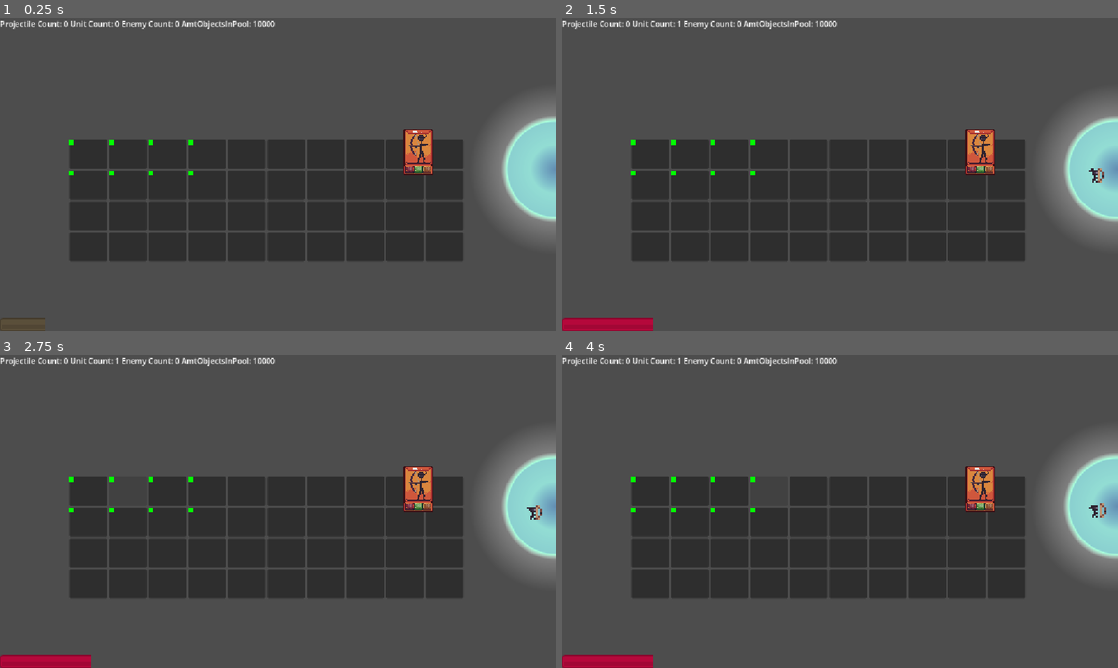
Above: before the commit, frames 1-4 (two rows, left to right).
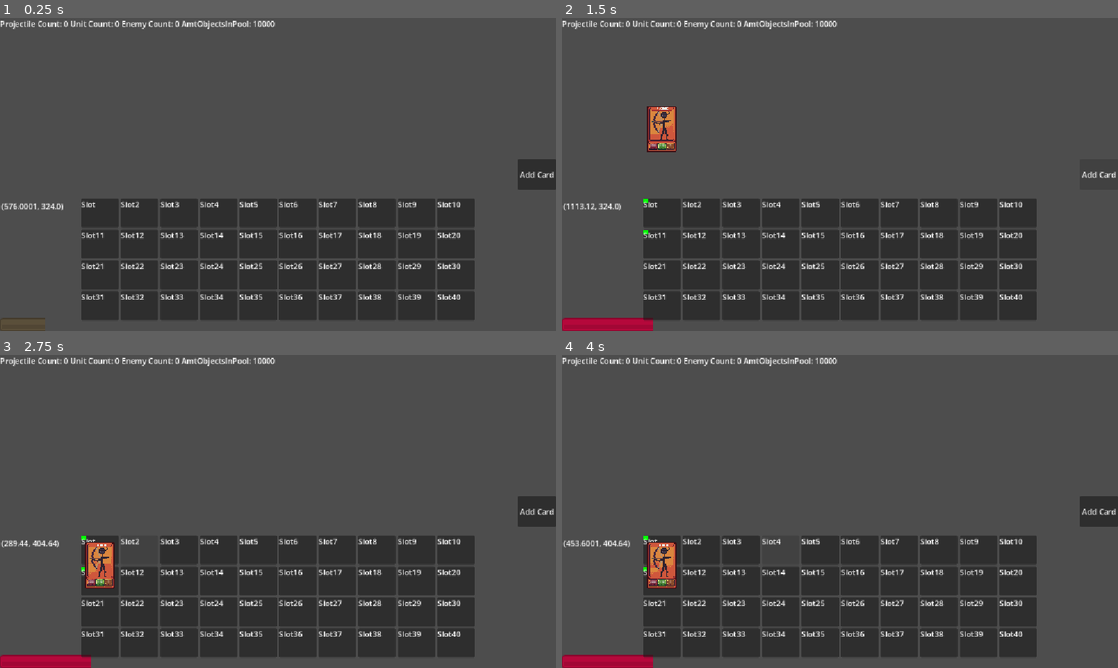
Above: after the commit, the same moments.

Repository: Froggo05/tower-defence
Game: Godot game, scene res://Scenes/World/Game.tscn
Same seed, same stepped clock (60 frames per second), same inputs: the game is played once before the commit and once after it.
Inputs (mouse positions are in pixels of both pictures, inside the frame that each line leads up to; where the layout moved, square brackets give the same spot in the first picture):
- Up to frame 1 (0.25 s): no input
- Up to frame 2 (1.5 s): click (662, 212) [650, 155] at 0.5 s; click (1101, 174) at 1.25 s, where only the run after the commit has a clickable "Add Card"
- Up to frame 3 (2.75 s): click (139, 549) [127, 492] at 2 s
- Up to frame 4 (4 s): click (739, 549) [728, 492] at 2.75 s; click (778, 549) [767, 492] at 3.5 s

The runs differ from the first frame. In frame 1, 32% of the frame differs, in the area x 0-100%, y 26-97%; in frame 2, 32%, in the area x 0-100%, y 0-97%; in frame 3, 32%; in frame 4, 32%.

Commit message:
Added click and drag functionality mostly

Diff:
--- a/Scenes/Inventory/Cards/BasicCard/basic_card.gd
+++ b/Scenes/Inventory/Cards/BasicCard/basic_card.gd
@@ -6,17 +6,21 @@
 @export var damageLabel: Label
 @export var valueLabel: Label
 @export var moveFactor: float = 5.0
+var cellPosition: Vector2i #Represents where the top left cell is stored
+var targetPosition: Vector2
+var pickedUp: bool = false
 
-var targetPosition
-
-func _startup(centerPos: Array = [Vector2.ZERO]) -> void:
+func _startup(centerPos: Array = [Vector2.ZERO], invPos: Vector2i = Vector2i.ZERO) -> void:
 	var posTotal:Vector2 = Vector2.ZERO
 	for pos in centerPos:
 		posTotal += pos
-	posTotal /= centerPos.size()
-	position.x = posTotal.x
-	position.y = -100
+	posTotal = posTotal/centerPos.size()
+	print(posTotal)
+	global_position.x = posTotal.x
+	global_position.y = -100.0
+	print(global_position)
 	targetPosition = posTotal
+	data.invPos = invPos
 
 func _ready() -> void:
 	damageLabel.text = str(data.stats["Damage"])
@@ -24,8 +28,5 @@
 	valueLabel.text = str(data.stats["Value"])
 
 func _process(delta: float) -> void:
-	if position == targetPosition:
-		return
-	if targetPosition == null:
-		return
-	position.move_toward(targetPosition, delta * moveFactor)
+	if !pickedUp && global_position != targetPosition:
+		global_position = global_position.lerp(targetPosition, delta * moveFactor)
--- a/Scenes/Inventory/Cards/cardResources/CardResource.gd
+++ b/Scenes/Inventory/Cards/cardResources/CardResource.gd
@@ -5,7 +5,8 @@
 @export var size: Vector2i = Vector2i(1, 2)
 @export var tier: int = 0
 @export var invPos: Vector2i = Vector2i.ZERO
+@export var stackSize: int = 10
+
 var scene: PackedScene
-
 func _init() -> void:
 	scene = load("uid://c5mkw4xmmuod1")
--- a/Scenes/Inventory/Cards/cardResources/CardResource.tres
+++ b/Scenes/Inventory/Cards/cardResources/CardResource.tres
@@ -6,9 +6,8 @@
 resource_local_to_scene = true
 script = ExtResource("1_ylv8g")
 stats = {
-"Damage": 1.0,
-"Health": 100.0,
-"Value": 10
+"Damage": 200.0,
+"Health": 99.0,
+"Value": 1
 }
-size = Vector2i(4, 2)
 metadata/_custom_type_script = "uid://cp5ipcea517nl"
--- a/Scenes/Inventory/Slot/slot.gd
+++ b/Scenes/Inventory/Slot/slot.gd
@@ -1,30 +1,67 @@
 class_name InventorySlot extends Button
 
+
 var hasCard: bool = false
+var slotPosition: Vector2i
+
+
 @onready var debugColour: ColorRect = $ColorRect
+@export var label: Label
 
-var contents: CardResource:
-	set(newContents):
-		if newContents == null:
+var stackSize: int = 0
+var stackCount: int = 0
+
+var card: CardBase:
+	set(newCard):
+		if newCard == null:
 			hasCard = false
+			card = newCard
+			stackSize = 0
+			stackCount = 0
+			debugColour.visible = false
 		else:
 			hasCard = true
-			contents = newContents
+			card = newCard
+			stackSize = card.data.stackSize
+			stackCount = 1
 			debugColour.visible = true
 	get:
-		return contents
+		return card
 
 
-func getCenter()->Vector2:
-	return Vector2((global_position.x + size.x) /2, (global_position.y + size.y) /2) #TODO: FIXPLSTHANK
+signal mousePressed(invPosition: Vector2i, card: CardBase)
+signal mouseReleased(invPosition: Vector2i, card: CardBase)
+signal mouseHovered(cellPosition: Vector2i)
 
-func checkTile() -> bool:
-	return hasCard
 
-func giveCard(cardResource: CardResource)->void:
-	hasCard = true
-	contents = cardResource
+func getCenterPoint()->Vector2:
+	return global_position + (size/2) #TODO: FIXPLSTHANKyou (in vec2)
 
-func removeCard()->void:
-	hasCard = false
-	contents = null
+
+func removeData()->void:
+	print("removedCard, ", card.cellPosition)
+	card = null
+
+
+func _on_button_down() -> void:
+	if card == null:
+		push_warning("Cell is empty: ", slotPosition)
+		return
+	mousePressed.emit(card.cellPosition, card)
+
+
+func _on_button_up() -> void:
+	if card == null:
+		return
+	mouseReleased.emit(card.cellPosition, card)
+
+
+func _on_mouse_entered() -> void:
+	mouseHovered.emit(slotPosition)
+
+
+func canStack()->bool:
+	if stackCount >= stackSize:
+		return false
+	else:
+		return true
--- a/Scenes/Inventory/Slot/slot.tscn
+++ b/Scenes/Inventory/Slot/slot.tscn
@@ -2,13 +2,15 @@
 
 [ext_resource type="Script" uid="uid://cw8ltn0p55ewd" path="res://Scenes/Inventory/Slot/slot.gd" id="1_50nia"]
 
-[node name="Slot" type="Button" unique_id=1619604147]
+[node name="Slot" type="Button" unique_id=1619604147 node_paths=PackedStringArray("label")]
 custom_minimum_size = Vector2(78, 60)
 offset_right = 78.0
 offset_bottom = 60.0
 size_flags_horizontal = 0
 size_flags_vertical = 0
+keep_pressed_outside = true
 script = ExtResource("1_50nia")
+label = NodePath("Label")
 
 [node name="ColorRect" type="ColorRect" parent="." unique_id=1875011233]
 visible = false
@@ -16,3 +18,12 @@
 offset_right = 10.0
 offset_bottom = 10.0
 color = Color(0, 1, 0, 1)
+
+[node name="Label" type="Label" parent="." unique_id=1693828529]
+layout_mode = 0
+offset_right = 23.0
+offset_bottom = 23.0
+
+[connection signal="button_down" from="." to="." method="_on_button_down"]
+[connection signal="button_up" from="." to="." method="_on_button_up"]
+[connection signal="mouse_entered" from="." to="." method="_on_mouse_entered"]
--- a/Scenes/Inventory/card_inventory_manager.gd
+++ b/Scenes/Inventory/card_inventory_manager.gd
@@ -11,8 +11,22 @@
 var columns: int = 10
 var rows: int = 4
 
+var pickupSlot: CardBase:
+	set(value):
+		value.pickedUp = true
+		pickupSlot = value
+	get():
+		return pickupSlot
+
+var currentCell: Vector2i
 
 @export var slotContainer: GridContainer
+
+@export var cardDragFactor: float = 5.0
+
+func _process(delta: float) -> void:
+	if pickupSlot != null:
+		pickupSlot.global_position = lerp(pickupSlot.global_position, get_global_mouse_position(), delta * cardDragFactor)
 
 
 func _ready()->void:
@@ -20,7 +34,7 @@
 	basicCard.visible = false
 	initialiseGrid()
 	loadCells()
-	addToEmpty(basicCard.data)
+
 
 func initialiseGrid()->void:
 	Inventory.resize(columns)
@@ -30,6 +44,7 @@
 		Inventory[column].resize(rows)
 		#print("Added rows (", rows,") in column #", column)
 
+
 func loadCells()->void:
 	slotContainer.columns = columns
 	for row in range(rows):
@@ -37,60 +52,143 @@
 			var newSlot: InventorySlot = SlotScene.instantiate()
 			Inventory[column][row] = newSlot
 			slotContainer.add_child(newSlot, true)#force readableName
+			newSlot.mousePressed.connect(_on_cell_pressed)
+			newSlot.mouseHovered.connect(_on_cell_hovered)
+			newSlot.slotPosition = Vector2i(column, row)
+			newSlot.label.text = newSlot.name
+			print(newSlot.global_position)
 	print(Inventory)
 
-func checkSlots(data: CardResource, inventoryPos: Vector2i)->int: #false is you cant place card here
-	for x in range(inventoryPos.x ,inventoryPos.x + (data.size.x - 1)):
-		for y in range(inventoryPos.y ,inventoryPos.y + (data.size.y- 1)):
+
+func checkSlots(card: CardBase, inventoryPos: Vector2i)->int:
+	var data = card.data
+	if (inventoryPos + card.data.size) > Vector2i(columns, rows):
+		push_error("Inventory Check Failed | outside of bounds | InvPos: ", card.data.size + inventoryPos)
+		return -1 #out of bounds
+
+	for y in range(card.cellPosition.y ,card.cellPosition.y + (card.data.size.y - 1)):
+		for x in range(card.cellPosition.x ,card.cellPosition.x + (card.data.size.x - 1)):
 			if Inventory[x][y].hasCard:
-				if Inventory[x][y].tier == data.tier:
+				if Inventory[x][y].card.data.tier == card.data.tier && not Inventory[x][y].card.data == card.data:
 					return 2 #can combine
-				elif Inventory[x][y].tier != null:
+				elif Inventory[x][y].card.data == card.data:
+					if card.data.canStack > 1:
+						return 3 # can stack
+						#stackCard(Vector2i(x, y), card)
+				elif Inventory[x][y].card != null:
 					return 0 #has card
 	return 1 #empty
 
 
-func removeCard(data: CardResource, inventoryPos: Vector2i)->void:
-	for x in range(inventoryPos.x ,inventoryPos.x + data.size.x):
-		for y in range(inventoryPos.y ,inventoryPos.y + data.size.y):
-			if Inventory[x][y] == data:
-				Inventory[x][y] = null
+func stackCard(cellPos: Vector2i, card: CardBase)->void:
+	if Inventory[cellPos.x][cellPos.y].canStack():
+		Inventory[cellPos.x][cellPos.y].stackCount += 1
+	else:
+		push_warning("StackSizeFull or CannotStack")
+		return
 
 
-func combineCards(data: CardResource, inventoryPos: Vector2i, data2: CardResource)->void:
+func removeCard(inventoryPos: Vector2i, card: CardBase)->void:
+	var data = card.data
+	if (inventoryPos + card.data.size) > Vector2i(columns, rows):
+		push_error("Cannot place card outside of bounds | InvPos: ", card.data.size + inventoryPos)
+		return
+
+	for x in range(card.cellPosition.x ,card.cellPosition.x + card.data.size.x):
+		for y in range(card.cellPosition.y ,card.cellPosition.y + card.data.size.y):
+			if Inventory[x][y].card != card:
+				push_error("Card is not in postion: ", inventoryPos)
+			else:
+				Inventory[x][y].removeData()
+
+
+func combineCards(card: CardBase, inventoryPos: Vector2i, cardTarget: CardBase)->void:
 	pass
 
 
-func addCard(data: CardResource, inventoryPos: Vector2i)->void:
+func addCard(inventoryPos: Vector2i, card: CardBase)->void:
+	if (inventoryPos + card.data.size) > Vector2i(columns, rows):
+		push_error("Cannot place card outside of bounds | InvPos: ", card.data.size + inventoryPos)
+		return
+
 	#check if the section has card in it already
-
-
-	for x in range(inventoryPos.x ,inventoryPos.x + data.size.x):
-		for y in range(inventoryPos.y ,inventoryPos.y + data.size.y):
+	for y in range(card.cellPosition.y ,card.cellPosition.y + card.data.size.y):
+		for x in range(card.cellPosition.x ,card.cellPosition.x + card.data.size.x):
 			if Inventory[x][y].hasCard:
 				push_error("CardAlreadyInSlot: ", Vector2i(x,y), " | InvPos: ", inventoryPos)
 				return
 
 	var centerPosArr = []
-
-	for x in range(inventoryPos.x ,inventoryPos.x + data.size.x):
-		for y in range(inventoryPos.y ,inventoryPos.y + data.size.y):
-			Inventory[x][y].contents = data
-			centerPosArr.append(Inventory[x][y].getCenter())
+	for y in range(card.cellPosition.y ,card.cellPosition.y + card.data.size.y):
+		for x in range(card.cellPosition.x ,card.cellPosition.x + card.data.size.x):
+			Inventory[x][y].card = card
+			centerPosArr.append(Inventory[x][y].getCenterPoint())
+			print("Added card at: ", Vector2i(x,y))
 
 
+
+
+func addToEmpty(card: CardBase)->void:
+	for y in range(rows):
+		for x in range(columns):
+			if !Inventory[x][y].hasCard:
+				var result = checkSlots(card, Vector2i(x,y))
+				if result == 1: #clear slot
+					setCard(Vector2i(x,y), card.data)
+					return
+	push_error("Inventory full.")
+
+
+func _on_cell_pressed(invPosition: Vector2i, card: CardBase)->void:
+	pickupCard(invPosition, card)
+
+
+func _on_cell_released(invPosition: Vector2i, card: CardBase)->void:
+	placeCard(invPosition, card)
+#TODO: MAKE IT  SO WHEN THE TRAnsition would haPPEN like the tile is hovered and you release the drag the card gets placed in that slot but not before. if the drag is released then let it return to the old position.
+
+func _on_cell_hovered(cellPosition: Vector2i)->void:
+	currentCell = cellPosition
+	print(currentCell)
+
+
+func setCard(cellPosition: Vector2i, data: CardResource) -> CardBase:
+
 	var newCard: CardBase = data.scene.instantiate()
-	newCard._startup(centerPosArr)
-
 	add_child(newCard)
 
-func addToEmpty(data: CardResource)->void:
-	for x in range(columns):
-		for y in range(rows):
-			if !Inventory[x][y].hasCard:
-				var result = checkSlots(data, Vector2i(x,y))
-				if result == 1: #clear slot
-					addCard(data, Vector2i(x,y))
-					print("Added card at: ", Vector2i(x,y))
-					return
-	push_error("Inventory full. ")
+	if (cellPosition + data.size) > Vector2i(columns, rows):
+		push_error("Cannot place card outside of bounds | InvPos: ", data.size + cellPosition )
+		return
+
+	#check if the section has card in it already
+	for y in range(cellPosition.y , cellPosition.y + data.size.y):
+		for x in range(cellPosition.x , cellPosition.x + data.size.x):
+			if Inventory[x][y].hasCard:
+				push_error("CardAlreadyInSlot: ", Vector2i(x,y), " | InvPos: ", cellPosition )
+				return
+
+	var centerPosArr = []
+	for y in range(cellPosition.y ,cellPosition.y + data.size.y):
+		for x in range( cellPosition.x , cellPosition.x + data.size.x):
+			Inventory[x][y].card = newCard
+			centerPosArr.append(Inventory[x][y].getCenterPoint())
+			print("Added card at: ", Vector2i(x,y))
+
+	newCard._startup(centerPosArr, cellPosition) #ALWAYS ADD TO SCENE BEFORE SETTING VALUES LIKE GLOBAL POS BECAUSE OTHERWISE THEY WILL BE NONSENSE
+	print(newCard)
+	return newCard
+
+
+func pickupCard(invPosition: Vector2i , card :CardBase)->void:
+	pickupSlot = card
+	removeCard(invPosition, card)
+
+
+func placeCard(invPosition: Vector2i, card: CardBase)->void:
+	pickupSlot = null
+	placeCard(invPosition, card)
+
+
+func _on_button_pressed() -> void:
+	addToEmpty(basicCard)
--- a/Scenes/Inventory/card_inventory_manager.tscn
+++ b/Scenes/Inventory/card_inventory_manager.tscn
@@ -11,6 +11,7 @@
 grow_vertical = 2
 script = ExtResource("1_6bmq2")
 slotContainer = NodePath("SlotContainer")
+cardDragFactor = 15.74
 metadata/_edit_use_anchors_ = true
 
 [node name="SlotContainer" type="GridContainer" parent="." unique_id=1938667848]
--- a/Scenes/Inventory/slot_container.gd
+++ /dev/null
@@ -1,5 +0,0 @@
-extends GridContainer
-
-var
-
-func addCells()->void:
--- a/Scenes/World/Game.tscn
+++ b/Scenes/World/Game.tscn
@@ -6,7 +6,6 @@
 [ext_resource type="PackedScene" uid="uid://m4llt3qg2jeo" path="res://Scenes/Core/Core.tscn" id="3_ih2u4"]
 [ext_resource type="Script" uid="uid://7bi3v0m038kw" path="res://Scenes/World/stats.gd" id="4_x6kl1"]
 [ext_resource type="PackedScene" uid="uid://bgqvb6gq07m85" path="res://Scenes/Inventory/card_inventory_manager.tscn" id="5_m3ec3"]
-[ext_resource type="PackedScene" uid="uid://crlm24wlk5oc0" path="res://Scenes/Inventory/Slot/slot.tscn" id="8_p2obh"]
 
 [node name="Game" type="Control" unique_id=1126262729 node_paths=PackedStringArray("currentCore", "worldScene")]
 layout_mode = 3
@@ -52,25 +51,40 @@
 offset_bottom = 23.0
 script = ExtResource("4_x6kl1")
 
+[node name="Label" type="Label" parent="GUI" unique_id=252690111]
+layout_mode = 0
+offset_left = 3.0
+offset_top = 378.0
+offset_right = 43.0
+offset_bottom = 401.0
+
+[node name="AddCardButton" type="Button" parent="GUI" unique_id=353569280]
+custom_minimum_size = Vector2(64, 64)
+layout_mode = 1
+anchors_preset = 6
+anchor_left = 1.0
+anchor_top = 0.5
+anchor_right = 1.0
+anchor_bottom = 0.5
+offset_left = -8.0
+offset_top = -4.0
+offset_bottom = 4.0
+grow_horizontal = 0
+grow_vertical = 2
+text = "Add Card"
+
 [node name="CardInventoryManager" parent="GUI" unique_id=759476098 instance=ExtResource("5_m3ec3")]
 layout_mode = 1
 anchors_preset = -1
-anchor_left = 0.47916666
-anchor_top = 0.5833333
-anchor_right = 0.47916666
-anchor_bottom = 0.5833333
-grow_vertical = 0
-
-[node name="Slot" parent="GUI" unique_id=1619604147 instance=ExtResource("8_p2obh")]
-layout_mode = 0
-offset_left = -235.0
-offset_top = 103.0
-offset_right = -157.0
-offset_bottom = 163.0
+anchor_left = 0.5
+anchor_top = 0.77160496
+anchor_right = 0.5
+anchor_bottom = 0.77160496
 
 [node name="WorldScene" type="Node2D" parent="." unique_id=563467010]
 
 [node name="Core" parent="WorldScene" unique_id=39129889 instance=ExtResource("3_ih2u4")]
+visible = false
 position = Vector2(1150, 313)
 
 [node name="Camera" type="Camera2D" parent="WorldScene" unique_id=701365482]
@@ -78,3 +92,5 @@
 limit_top = 0
 limit_right = 1152
 limit_bottom = 648
+
+[connection signal="pressed" from="GUI/AddCardButton" to="GUI/CardInventoryManager" method="_on_button_pressed"]
--- a/Scenes/World/game.gd
+++ b/Scenes/World/game.gd
@@ -9,6 +9,7 @@
 
 #onreadys
 @onready var guiHealthBar: Control = %GUIHealthBar
+@onready var mousePosLabel: Label = $GUI/Label
 
 func _ready() -> void:
 	Global.currentHealthBar = guiHealthBar
@@ -27,6 +28,8 @@
 	if RightclickPressed:
 		RightclickPressed = false
 		spawnEnemy(get_global_mouse_position())
+	mousePosLabel.text = str(get_global_mouse_position())
+
 
 func _unhandled_input(event: InputEvent) -> void:
 	mouseInput(event)
@@ -61,3 +64,7 @@
 func changeObservedCore(newCore)->void:
 	currentCore = newCore
 	Global.currentHealthBar._changeObserved(newCore.health)
+
+
+func _on_button_pressed() -> void:
+	pass # Replace with function body.
Not shown, removed: Scenes/Inventory/slot_container.gd.uid
